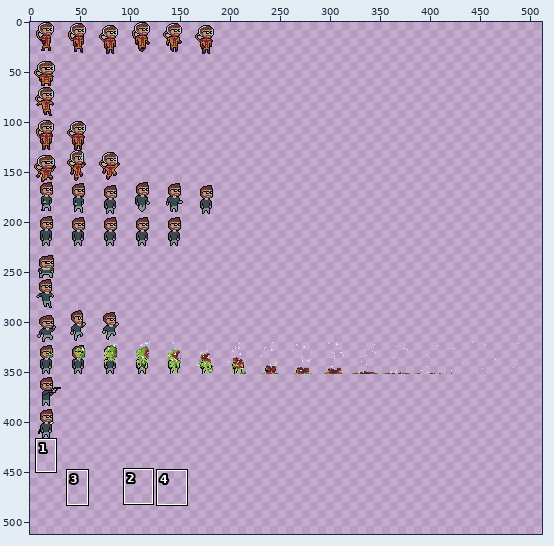
Sprite sheet: res/PlayerTextures/new_player2.png. Above, an overview of the earlier version with the close-up marked.
Close-up. Before the edit:
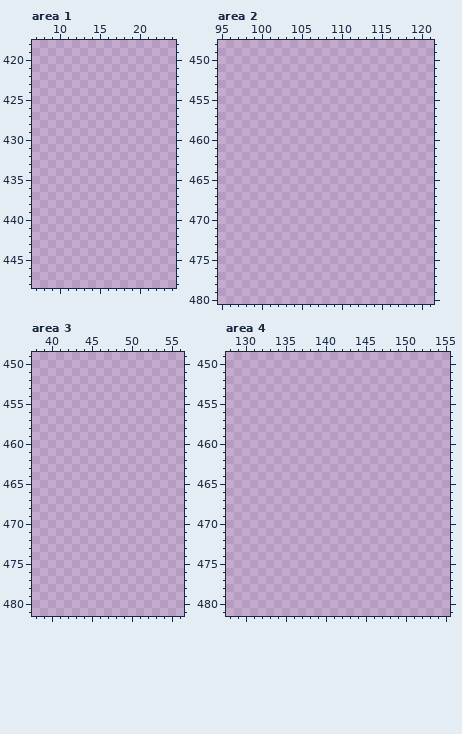
The file is 512x512 pixels. Shown: area 1: x 7..24, y 418..448; area 2: x 95..121, y 448..480; area 3: x 38..56, y 449..481; area 4: x 128..155, y 449..481. The commit also changed other parts of the picture, which this record leaves out.
Palette (. is transparent): 
And afterwards:
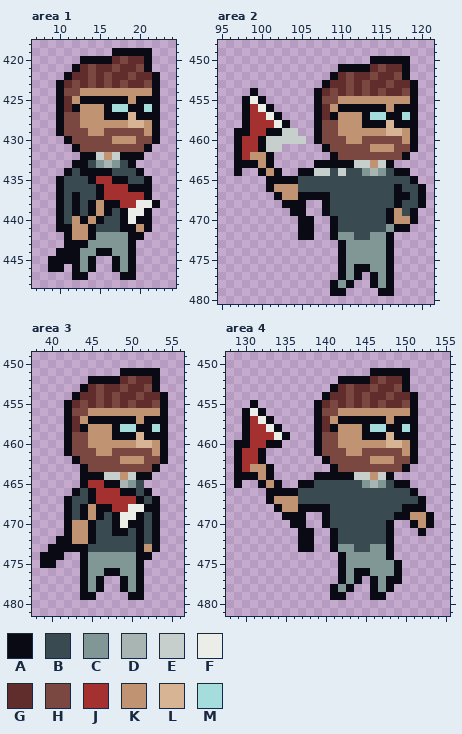
Colours new in this view: A #090a14  B #394a50  C #819796  D #a8b5b2  E #c7cfcc  F #ebede9  G #602c2c  H #7a4841  J #a53030  K #c09473  L #d7b594  M #a4dddb
Edits made:
Changed rows in their new state; - is an unchanged pixel.
Area 1:
first column x 9:
419 --------AAAAA-
420 ----AAAAGHGGA-
421 ---AGHGGHGGHA-
422 --AGGHGHGGHGGA
423 -AGHGHGHGHGGHA
424 -AHHKKKKKKKKKA
425 -AGKAAAAAAKAAA
426 -AGAKKKAMMAAMA
427 -AHHKKKAAALAAA
428 -AHHKKKKKKLLKA
429 -AHHHKKHHHHHKA
430 --AHHHHHKKKHHA
431 ---AHHHHHHHHA-
432 ----AAEKEAAA--
433 ---AABCDCBA---
434 --ABAAAABBBA--
435 -ABBBAJJAABBA-
436 -ABBBBAJJJAAA-
437 -ABABBAJJJJJA-
438 -ABABAKAAJJFFA
439 -ABABAKABAFFA-
440 -ABKAKABBAFAA-
441 -AAKKABBBAAKA-
442 --AKKACCCCAA--
443 --AAACCCCCA---
444 -AAACCAACCA---
445 AAAACA--ACA---
446 AA-ACA--ACA---
447 ---AA----AA---
Area 2:
first column x 97:
450 -----------------AAAAA--
451 -------------AAAAGHGGA--
452 ------------AGHGGHGGHA--
453 -----------AGGHGHGGHGGA-
454 --A-------AGHGHGHGHGGHA-
455 -AFA------AHHKKKKKKKKKA-
456 -AJFA-----AGKAAAAAAKAAA-
457 -AJJFA----AGAKKKAMMAAMA-
458 -AJJJFA---AHHKKKAAALAAA-
459 AAJJAAEE--AHHKKKKKKLLKA-
460 AJJAEEEEE-AHHHKKHHHHHKA-
461 AJJAEE-----AHHHHHKKKHHA-
462 AJKKA-------AHHHHHHHHA--
463 AAAKA-----AAAAAEEKEA----
464 A--AKA--AAEEBEBBCDCBAA--
465 ----AAAABBBBBBBBBBBBBBA-
466 ----AKKKBBBBBBBBBBBBABBA
467 -----AKKAAAABBBBBBBBAABA
468 ------AAA--ABBBBBBBBABBA
469 -------AA--ABBBBBBBAKBA-
470 --------AA--ABBBBBBAKKA-
471 --------AA--ABBBBBBCAA--
472 --------AA--ACCBBCCA----
473 -------------ACCCCCA----
474 -------------ACCCCCA----
475 -------------ACCCCCA----
476 -------------ACAACCA----
477 -------------ACA-ACA----
478 ------------ACA--ACA----
479 ------------AA----AA----
Area 3:
first column x 39:
451 ----------AAAAA-
452 ------AAAAGHGGA-
453 -----AGHGGHGGHA-
454 ----AGGHGHGGHGGA
455 ---AGHGHGHGHGGHA
456 ---AHHKKKKKKKKKA
457 ---AGKAAAAAAKAAA
458 ---AGAKKKAMMAAMA
459 ---AHHKKKAAALAAA
460 ---AHHKKKKKKLLKA
461 ---AHHHKKHHHHHKA
462 ----AHHHHHKKKHHA
463 -----AHHHHHHHHA-
464 -----AAAEEKEAA--
465 -----AJJAADCB---
466 ----ABAJJJAABA--
467 ---ABBAJJJJJABA-
468 ---ABAKAAJJFFAA-
469 ---ABAKABAFFABA-
470 ---AKKABBAFAABA-
471 ---AKKABBAABABA-
472 --AAKKABBBBBABA-
473 -AAAAABBBBBBAKA-
474 AAA--ACCCCCCAA--
475 AA---ACCCCCCA---
476 -----ACCAACCA---
477 -----ACA--ACA---
478 -----ACA--ACA---
479 -----AA----AA---
Area 4:
first column x 129:
451 -----------------AAAAA---
452 -------------AAAAGHGGA---
453 ------------AGHGGHGGHA---
454 -----------AGGHGHGGHGGA--
455 --A-------AGHGHGHGHGGHA--
456 -AFA------AHHKKKKKKKKKA--
457 -AJFA-----AGKAAAAAAKAAA--
458 -AJJFA----AGAKKKAMMAAMA--
459 -AJJJFA---AHHKKKAAALAAA--
460 AAJJAA----AHHKKKKKKLLKA--
461 AJJA------AHHHKKHHHHHKA--
462 AJJA-------AHHHHHKKKHHA--
463 AJKKA-------AHHHHHHHHA---
464 AAAKA-----AAAAAEEKEA-----
465 A--AKA--AABBBBBBCDCBAA---
466 ----AAAABBBBBBBBBBBBBBA--
467 ----AKKKBBBBBBBBBBBBBBBA-
468 -----AKKAAAABBBBBBBBBAAA-
469 ------AAA--ABBBBBBBBAAKKA
470 -------AA--ABBBBBBBA--AKA
471 --------AA--ABBBBBBA---A-
472 --------AA--ABBBBBBA-----
473 --------AA--ACCBBCCA-----
474 -------------ACCCCCA-----
475 -------------ACCCCCCA----
476 -------------ACAACCCA----
477 -------------ACA-ACAA----
478 ------------ACA--ACA-----
479 ------------AA---AA------
Where, in picture pixels (left, top, right, bottom), the same in both close-ups:
added: (48, 48, 160, 280)
added: (234, 56, 426, 296)
added: (40, 368, 168, 600)
added: (234, 368, 434, 600)
